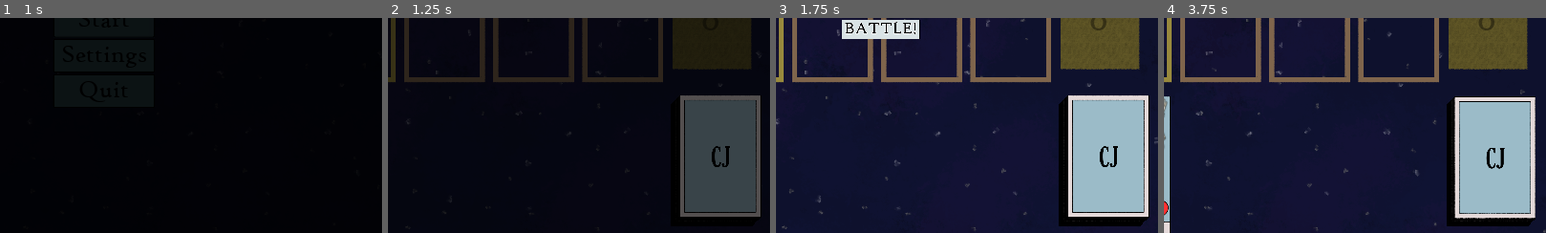
Above: before the commit, frames 1-4 (left to right).
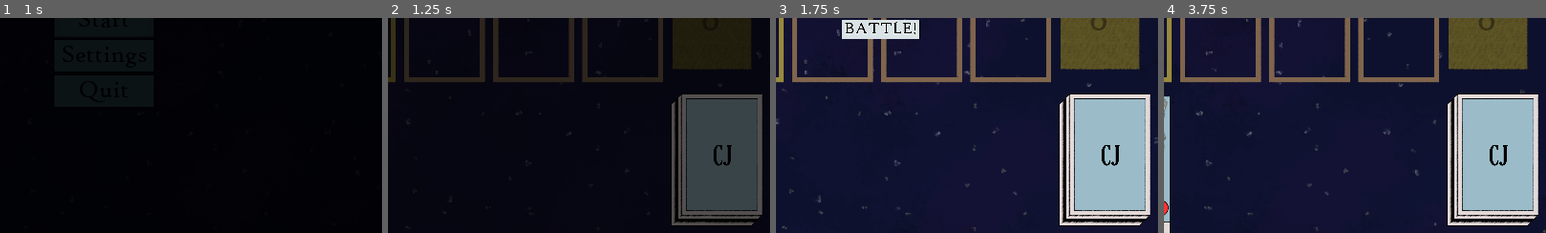
Above: after the commit, the same moments.

Repository: Mikroscopic/card-joust
Game: Godot game, scene res://scenes/scn_ui_main_menu.tscn
Same seed, same stepped clock (60 frames per second), same inputs: the game is played once before the commit and once after it.
Inputs (mouse positions are % of the whole screen's width and height, from its top left):
- Up to frame 1 (1 s): click "Start" at 0.5 s
- Up to frame 2 (1.25 s): no input
- Up to frame 3 (1.75 s): click "End" at 1.25 s
- Up to frame 4 (3.75 s): click "End" at 2 s; click "End" at 2.75 s; move the mouse to (72, 45) at 3.52 s; click (72, 45) at 3.6 s
The pictures show only the part of the screen within x 36-86%, y 47-97%; the shares and areas given below are measured in that part.

Frame 1 is identical in both runs. In frame 2, 3.2% of the frame differs, in the area x 74-98%, y 35-97%; in frame 3, 3.7%; in frame 4, 4.6%.

Commit message:
Limit cards drawn in deck stack to 10 for aesthetic purposes

Diff:
--- a/scripts/scene_scripts/game_deck.gd
+++ b/scripts/scene_scripts/game_deck.gd
@@ -23,9 +23,9 @@
 	_is_selected = false
 
 	if _cards.size() > 0:
-		_card_margin = min(10, int(50 / _cards.size()))
+		_card_margin = min(10, int(50 / min(_cards.size(), 10)))
 	$DeckVisual/CardSprites.add_constant_override("separation", _card_margin)
-	for i in range(_cards.size()):
+	for i in range(min(_cards.size(), 10)):
 		var sprite_control = Control.new()
 		var sprite = Sprite.new()
 		sprite.texture = CARD_BACK_TEXTURE
@@ -55,11 +55,12 @@
 
 	# Remove a card
 	var card_id = _cards.pop_back()
-	$DeckVisual/CardSprites.get_child(_cards.size()).queue_free()
+	if _cards.size() < 10:
+		$DeckVisual/CardSprites.get_child(_cards.size()).queue_free()
 
 	# Reorganize the deck
 	if _cards.size() > 0:
-		_card_margin = min(10, int(50 / _cards.size()))
+		_card_margin = min(10, int(50 / $DeckVisual/CardSprites.get_child_count()))
 		$DeckVisual/CardSprites.add_constant_override("separation", _card_margin)
 	else:
 		$CollisionShape2D.set_deferred("disabled", true)
